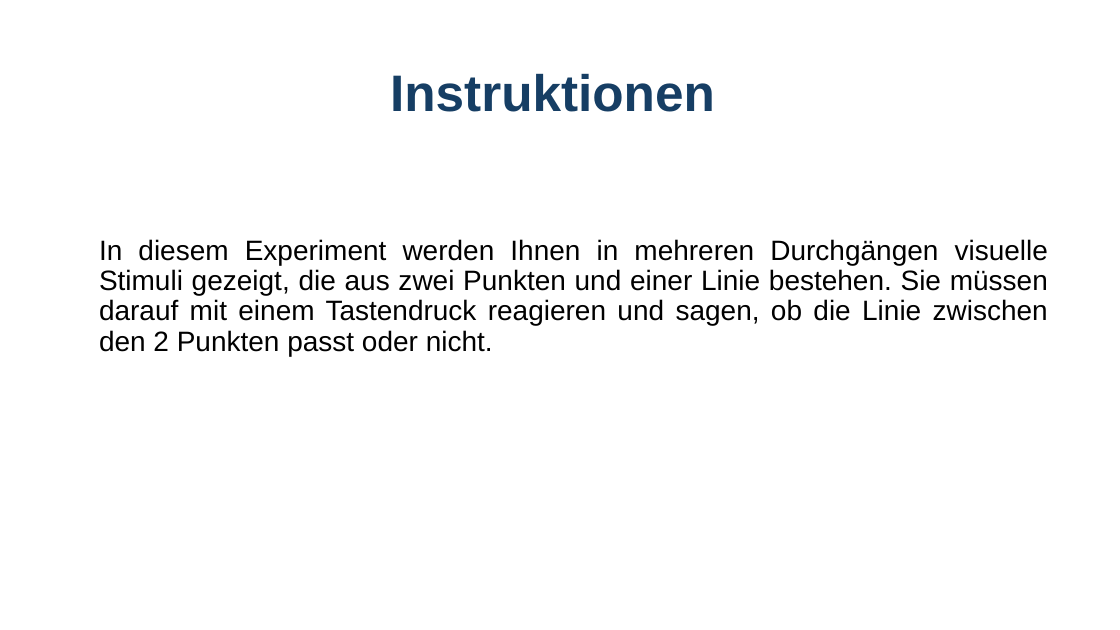
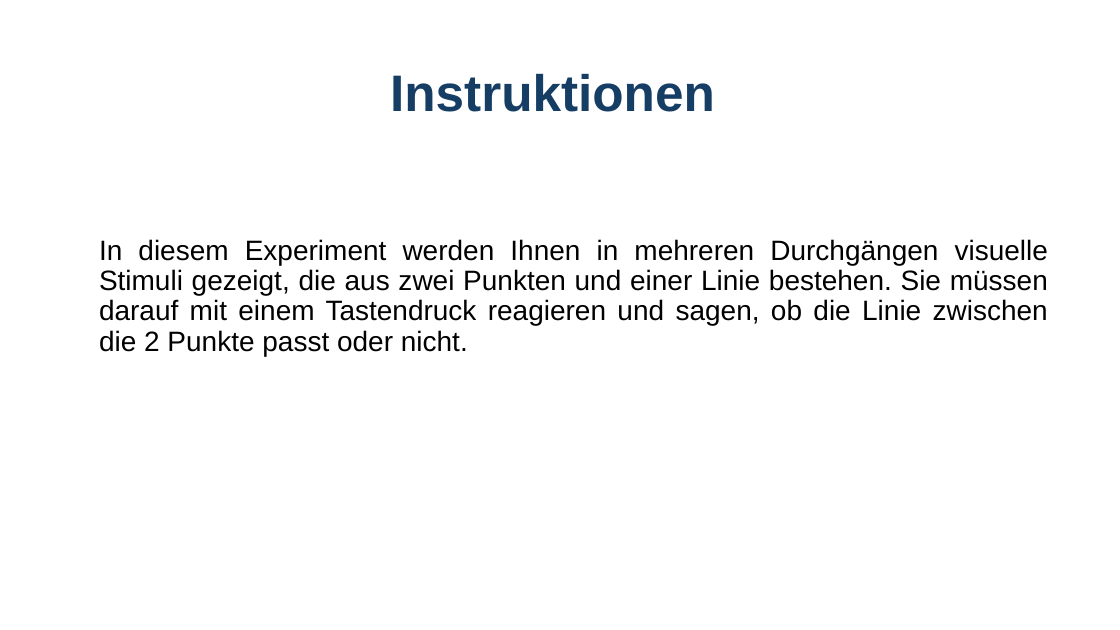
Before and after one commit to GidonFrischkorn/Ambizione-IndividualDifferencesStudy, a slide deck: slide 1 of tasks/smiley-judgement/assets/Instructions_smileyjudgementBOX.pptx. Drawn at 1120x630 pixels with LibreOffice and Linux fonts; fonts in the diff are those of the drawing. Boxes give left, top, right and bottom in pixels: in the first picture for what was removed or moved away, otherwise in the second. Text is boxed around its words. In the diff, an @@ line names an element or a change of style, - is before the commit and + after.

```diff
--- a/tasks/smiley-judgement/assets/Instructions_smileyjudgementBOX.pptx
+++ b/tasks/smiley-judgement/assets/Instructions_smileyjudgementBOX.pptx
@@ text at box(99, 239, 1048, 356): text changed @@
-In diesem Experiment werden Ihnen in mehreren Durchgängen visuelle Stimuli gezeigt, die aus zwei Punkten und einer Linie bestehen. Sie müssen darauf mit einem Tastendruck reagieren und sagen, ob die Linie zwischen den 2 Punkten passt oder nicht.
+In diesem Experiment werden Ihnen in mehreren Durchgängen visuelle Stimuli gezeigt, die aus zwei Punkten und einer Linie bestehen. Sie müssen darauf mit einem Tastendruck reagieren und sagen, ob die Linie zwischen die 2 Punkte passt oder nicht.
```
Also in this commit, not shown: 1 other slide changed, 9 other files.
